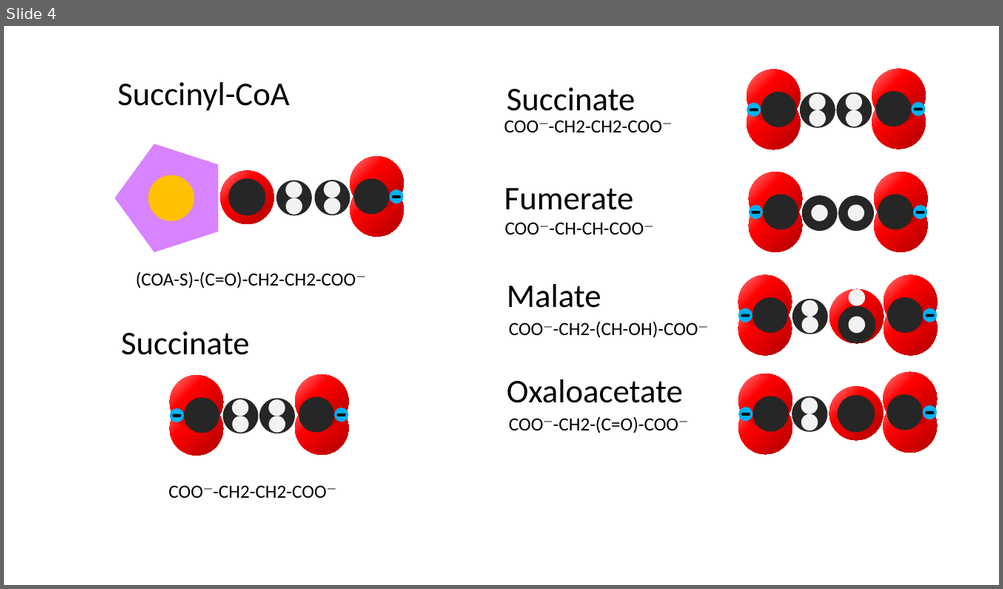
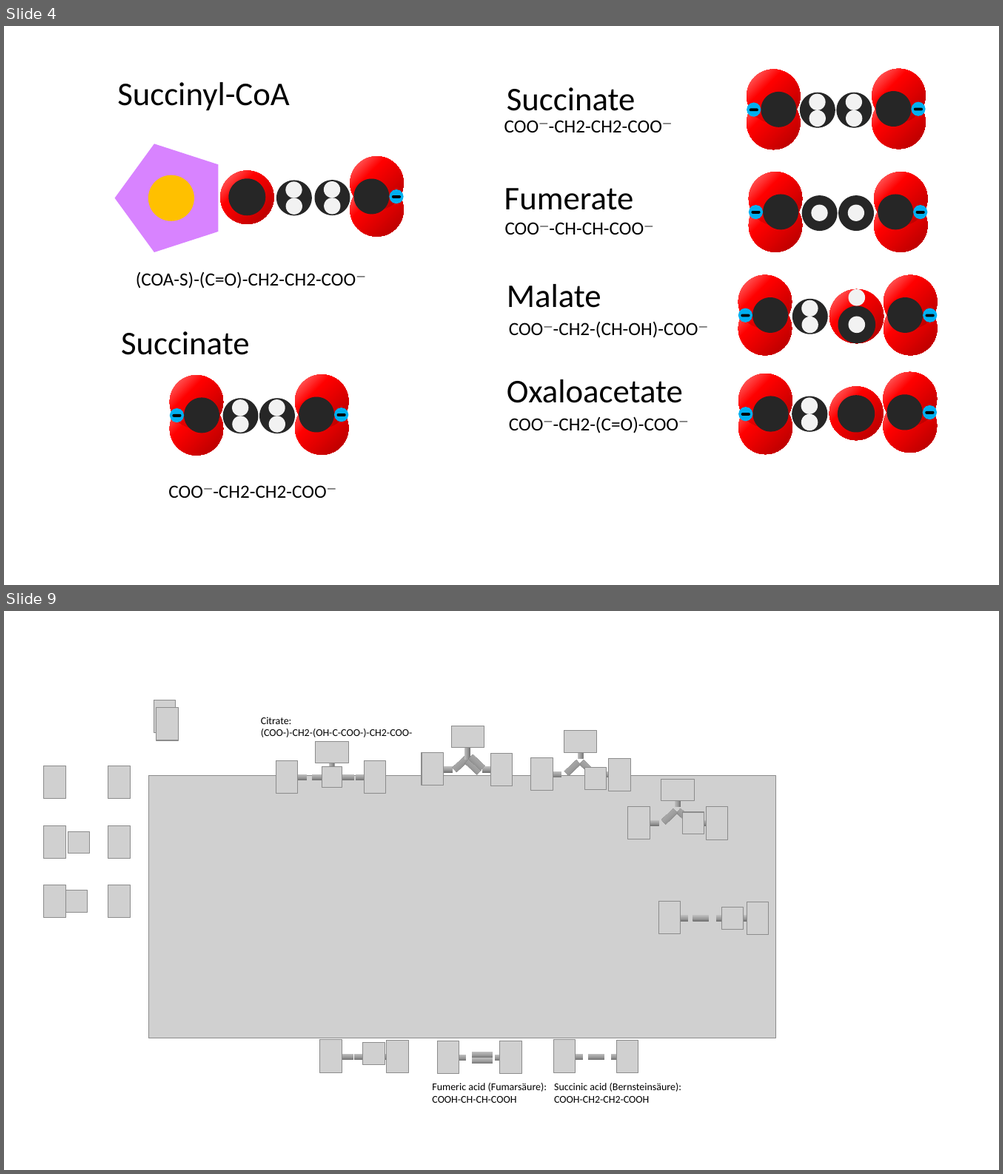
Before and after one commit to ihux/neural-study, a slide deck: paper/Biochemistry/Biochemistry.pptx. Shown one above the other, each under a label of ours: slide 4 before the commit, slides 4 and 9 after it; the slides between them are not shown. The pictures are 1003x589 and 1003x1174 pixels, drawn with LibreOffice and Linux fonts; fonts in the diff are those of the drawing; grey boxes stand for pictures; background and template pictures are left out. Boxes give left, top, right and bottom in pixels: in the first picture for what was removed or moved away, otherwise in the second. Text is boxed around its words. In the diff, an @@ line names an element or a change of style, - is before the commit and + after.

```diff
--- a/paper/Biochemistry/Biochemistry.pptx
+++ b/paper/Biochemistry/Biochemistry.pptx
@@ slide 9 added at [4, 611, 999, 1170], background #FFFFFF @@
@@ picture added at [154, 700, 176, 732] @@
@@ picture added at [156, 708, 178, 741] @@
@@ text added at [261, 717, 412, 738], 10 pt, text #000000 @@
+Citrate:
+(COO-)-CH2-(OH-C-COO-)-CH2-COO-
@@ group added at [422, 726, 512, 786]: 6 rectangles, 3 pictures @@
@@ group added at [531, 731, 630, 792]: 5 rectangles, 4 pictures @@
@@ picture added at [44, 766, 66, 799] @@
@@ picture added at [108, 766, 130, 799] @@
@@ picture added at [149, 776, 776, 1039] @@
@@ group added at [276, 742, 386, 794]: 5 rectangles, 4 pictures @@
@@ picture added at [44, 826, 66, 859] @@
@@ picture added at [68, 832, 90, 854] @@
@@ picture added at [108, 826, 130, 859] @@
@@ group added at [628, 779, 728, 840]: 5 rectangles, 4 pictures @@
@@ picture added at [44, 885, 66, 917] @@
@@ picture added at [66, 891, 88, 912] @@
@@ picture added at [108, 885, 130, 917] @@
@@ group added at [659, 902, 768, 935]: 4 rectangles, 3 pictures @@
@@ group added at [319, 1040, 408, 1073]: 3 rectangles, 3 pictures @@
@@ group added at [438, 1042, 521, 1074]: 4 rectangles, 2 pictures @@
@@ group added at [554, 1040, 638, 1073]: 3 rectangles, 2 pictures @@
@@ text added at [432, 1083, 546, 1103], 10 pt, text #000000 @@
+Fumeric acid (Fumarsäure):
+COOH-CH-CH-COOH
@@ text added at [554, 1083, 681, 1103], 10 pt, text #000000 @@
+Succinic acid (Bernsteinsäure):
+COOH-CH2-CH2-COOH
```
Also in this commit, not shown: 5 other slides added, 1 slide removed.
